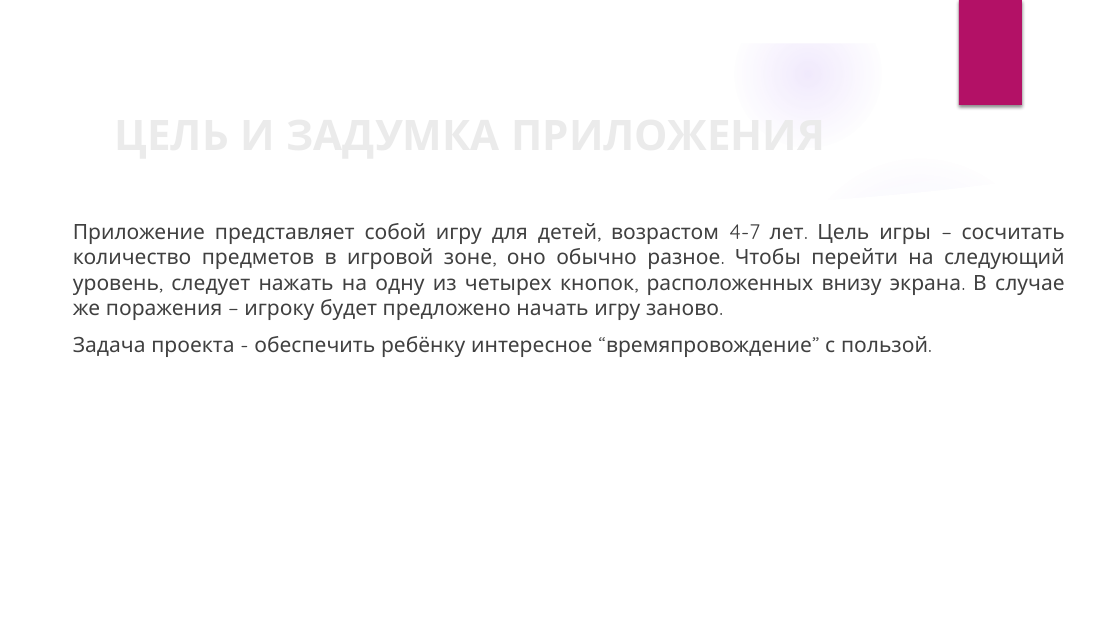
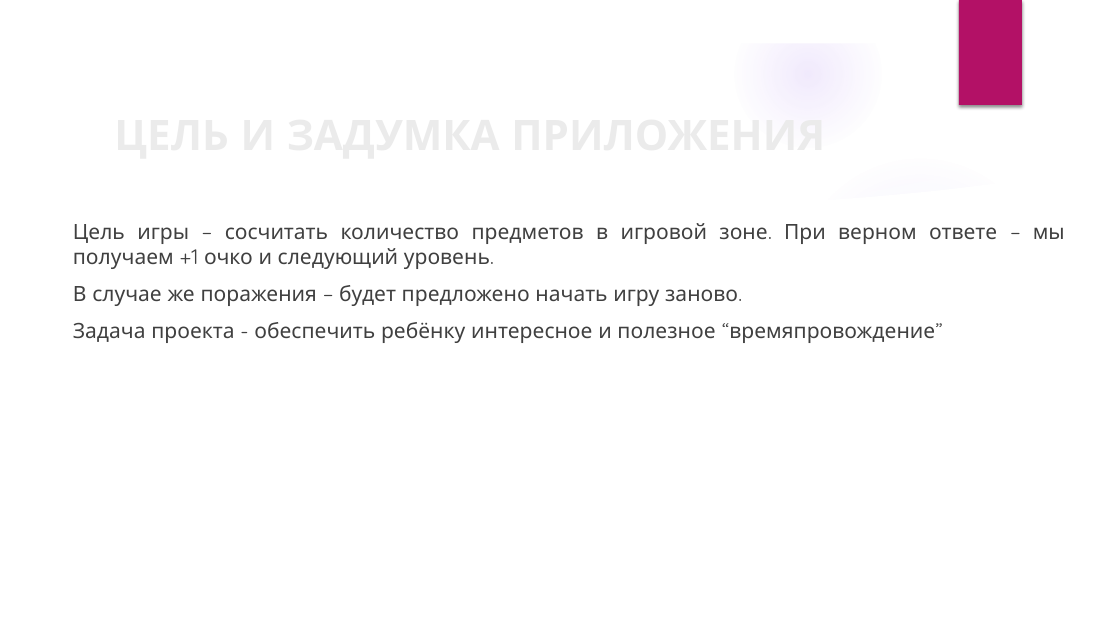
Before and after one commit to k0teykich/Project1, a slide deck: slide 2 of Тренировка счёта.pptx. Drawn at 1120x630 pixels with LibreOffice and Linux fonts; fonts in the diff are those of the drawing; background and template pictures are left out. Boxes give left, top, right and bottom in pixels: in the first picture for what was removed or moved away, otherwise in the second. Text is boxed around its words. In the diff, an @@ line names an element or a change of style, - is before the commit and + after.

Commit message:
Update presentation

```diff
--- a/Тренировка счёта.pptx
+++ b/Тренировка счёта.pptx
@@ text at (73,223,1065,343): text changed @@
-Приложение представляет собой игру для детей, возрастом 4-7 лет. Цель игры – сосчитать количество предметов в игровой зоне, оно обычно разное. Чтобы перейти на следующий уровень, следует нажать на одну из четырех кнопок, расположенных внизу экрана. В случае же поражения – игроку будет предложено начать игру заново.
-Задача проекта - обеспечить ребёнку интересное “времяпровождение” с пользой.
+Цель игры – сосчитать количество предметов в игровой зоне. При верном ответе – мы получаем +1 очко и следующий уровень.
+В случае же поражения – будет предложено начать игру заново.
+Задача проекта - обеспечить ребёнку интересное и полезное “времяпровождение”
```
Also in this commit, not shown: 3 other slides changed.
